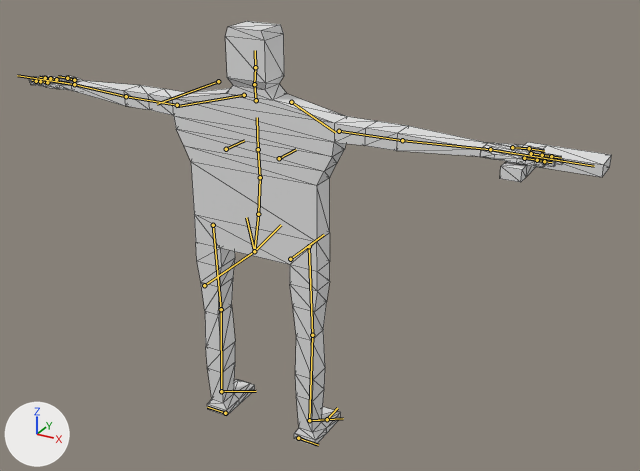
Before and after pictures for a commit that changed the glTF model BlenderTutorial/gruntBasicEnemy.glb.
Both versions are drawn from a 50 mm camera at (1.77, -2.73, 2.31) aimed at (0.16, 0.19, 0.84). Arrows for +X, +Y and +Z are at lower left; the lights stay in place. The first picture is the older version. The bones that change, and the others that lie on the model, are drawn over the model as lines. Mesh edges are drawn as thin lines.

The first picture shows 'GruntMesh', 'SimpleGun'.
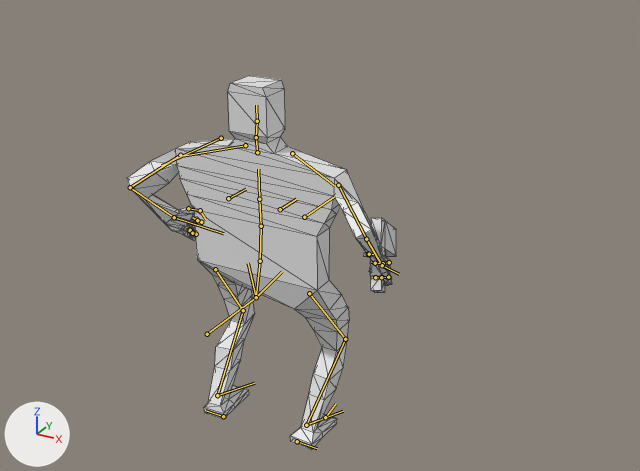
The newer file adds an action. The first version stands in its rest pose; the second is drawn at frame 5 of the action 'fallingToIdle'.

What differs and where, as boxes [x1, y1, x2, y2] in the pictures (640 x 471 px):
'GruntMesh', posed (50% narrower, 12% shorter): before [29, 21, 563, 446]; after [127, 76, 392, 450]
'SimpleGun', posed (76% narrower, 83% taller): before [500, 142, 612, 182]; after [370, 218, 396, 292]
bone 'root', root to tip: before (204, 285) to (254, 251); after (207, 334) to (256, 297)
bone 'upper_arm.L', root to tip: before (177, 105) to (126, 96); after (180, 155) to (130, 187)
bone 'forearm.L', root to tip: before (126, 96) to (74, 84); after (130, 187) to (174, 217)
bone 'hand.L', root to tip: before (74, 84) to (60, 82); after (174, 217) to (186, 221)
bone 'hand.L.001', root to tip: before (47, 82) to (40, 81); after (190, 230) to (196, 234)
bone 'hand.L.002', root to tip: before (40, 81) to (36, 81); after (196, 234) to (192, 233)
bone 'hand.L.003', root to tip: before (36, 81) to (32, 80); after (192, 233) to (188, 230)
bone 'hand.L.004', root to tip: before (56, 79) to (50, 78); after (196, 219) to (201, 222)
bone 'hand.L.005', root to tip: before (50, 78) to (45, 78); after (201, 222) to (197, 220)
bone 'hand.L.006', root to tip: before (45, 78) to (39, 77); after (197, 220) to (192, 217)
bone 'hand.L.007', root to tip: before (74, 80) to (67, 78); after (188, 208) to (200, 210)
bone 'hand.L.008', root to tip: before (67, 78) to (58, 76); after (200, 210) to (206, 219)
bone 'upper_arm.R', root to tip: before (339, 131) to (402, 140); after (338, 185) to (366, 239)
bone 'forearm.R', root to tip: before (402, 140) to (490, 149); after (366, 239) to (382, 265)
bone 'hand.R', root to tip: before (490, 149) to (514, 153); after (382, 265) to (386, 267)
bone 'hand.R.001', root to tip: before (524, 158) to (537, 160); after (388, 277) to (381, 277)
bone 'hand.R.002', root to tip: before (537, 160) to (544, 161); after (381, 277) to (375, 277)
bone 'hand.R.003', root to tip: before (544, 161) to (552, 162); after (375, 277) to (372, 277)
bone 'hand.R.004', root to tip: before (531, 153) to (542, 155); after (389, 262) to (383, 263)
bone 'hand.R.005', root to tip: before (542, 155) to (551, 156); after (383, 263) to (375, 263)
bone 'hand.R.006', root to tip: before (551, 156) to (561, 158); after (375, 263) to (371, 262)
bone 'hand.R.007', root to tip: before (512, 147) to (529, 148); after (368, 254) to (369, 254)
bone 'thigh.L', root to tip: before (213, 225) to (221, 309); after (215, 269) to (243, 310)
bone 'shin.L', root to tip: before (221, 309) to (221, 391); after (243, 310) to (217, 395)
bone 'foot.L', root to tip: before (221, 391) to (232, 391); after (217, 395) to (229, 391)
bone 'thigh.R', root to tip: before (309, 246) to (312, 335); after (309, 293) to (345, 339)
bone 'shin.R', root to tip: before (312, 335) to (309, 420); after (345, 339) to (306, 425)
bone 'foot.R', root to tip: before (309, 420) to (320, 420); after (306, 425) to (317, 420)

The change in detail:
Bone 'root' (bone_root) moves from (0.0, 0.0, 0.0) to (0.0, 0.0, -0.204).
Bone 'upper_arm.L' (bone_upper_arm_l) turns from (0, 0, 0) to (32, 32, 57) degrees about its own x, y and z.
Bone 'forearm.L' (bone_forearm_l) turns from (0, 0, 0) to (-87, 2, 2) degrees about its own x, y and z.
Bone 'hand.L' (bone_hand_l) turns from (0, 0, 0) to (-16, -26, -1) degrees about its own x, y and z.
Bone 'hand.L.001' (bone_hand_l_001) turns from (0, 0, 0) to (0, 0, 88) degrees about its own x, y and z.
Bone 'hand.L.002' (bone_hand_l_002) turns from (0, 0, 0) to (0, 0, 88) degrees about its own x, y and z.
Bone 'hand.L.003' (bone_hand_l_003) turns from (0, 0, 0) to (0, 0, 88) degrees about its own x, y and z.
Bone 'hand.L.004' (bone_hand_l_004) turns from (0, 0, 0) to (0, 0, 88) degrees about its own x, y and z.
Bone 'hand.L.005' (bone_hand_l_005) turns from (0, 0, 0) to (0, 0, 88) degrees about its own x, y and z.
Bone 'hand.L.006' (bone_hand_l_006) turns from (0, 0, 0) to (0, 0, 88) degrees about its own x, y and z.
Bone 'hand.L.007' (bone_hand_l_007) turns from (0, 0, 0) to (0, 0, 25) degrees about its own x, y and z.
Bone 'hand.L.008' (bone_hand_l_008) turns from (0, 0, 0) to (28, 0, 0) degrees about its own x, y and z.
Bone 'upper_arm.R' (bone_upper_arm_r) turns from (0, 0, 0) to (32, -32, -57) degrees about its own x, y and z.
Bone 'forearm.R' (bone_forearm_r) turns from (0, 0, 0) to (-87, -2, -2) degrees about its own x, y and z.
Bone 'hand.R' (bone_hand_r) turns from (0, 0, 0) to (-16, 26, 1) degrees about its own x, y and z.
Bone 'hand.R.001' (bone_hand_r_001) turns from (0, 0, 0) to (0, 0, -55) degrees about its own x, y and z.
Bone 'hand.R.002' (bone_hand_r_002) turns from (0, 0, 0) to (0, 0, -55) degrees about its own x, y and z.
Bone 'hand.R.003' (bone_hand_r_003) turns from (0, 0, 0) to (0, 0, -55) degrees about its own x, y and z.
Bone 'hand.R.004' (bone_hand_r_004) turns from (0, 0, 0) to (0, 0, -55) degrees about its own x, y and z.
Bone 'hand.R.005' (bone_hand_r_005) turns from (0, 0, 0) to (0, 0, -55) degrees about its own x, y and z.
Bone 'hand.R.006' (bone_hand_r_006) turns from (0, 0, 0) to (0, 0, -55) degrees about its own x, y and z.
Bone 'hand.R.007' (bone_hand_r_007) moves from (0.0, 0.0, 0.0) to (0.068, -0.002, 0.006).
Bone 'hand.R.007' (bone_hand_r_007) turns from (0, 0, 0) to (57, -81, -66) degrees about its own x, y and z.
Bone 'thigh.L' (bone_thigh_l) turns from (0, 0, 0) to (-34, -8, -1) degrees about its own x, y and z.
Bone 'shin.L' (bone_shin_l) turns from (0, 0, 0) to (75, 0, 0) degrees about its own x, y and z.
Bone 'foot.L' (bone_foot_l) turns from (0, 0, 0) to (-51, 5, 1) degrees about its own x, y and z.
Bone 'thigh.R' (bone_thigh_r) turns from (0, 0, 0) to (-34, 8, 1) degrees about its own x, y and z.
Bone 'shin.R' (bone_shin_r) turns from (0, 0, 0) to (75, 0, 0) degrees about its own x, y and z.
Bone 'foot.R' (bone_foot_r) turns from (0, 0, 0) to (-51, -5, -1) degrees about its own x, y and z.
